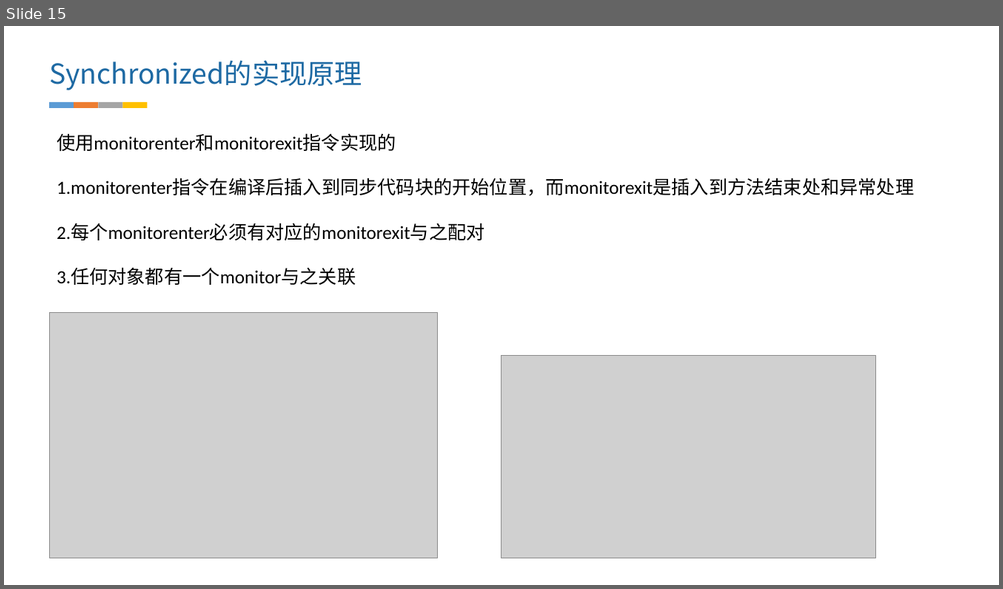
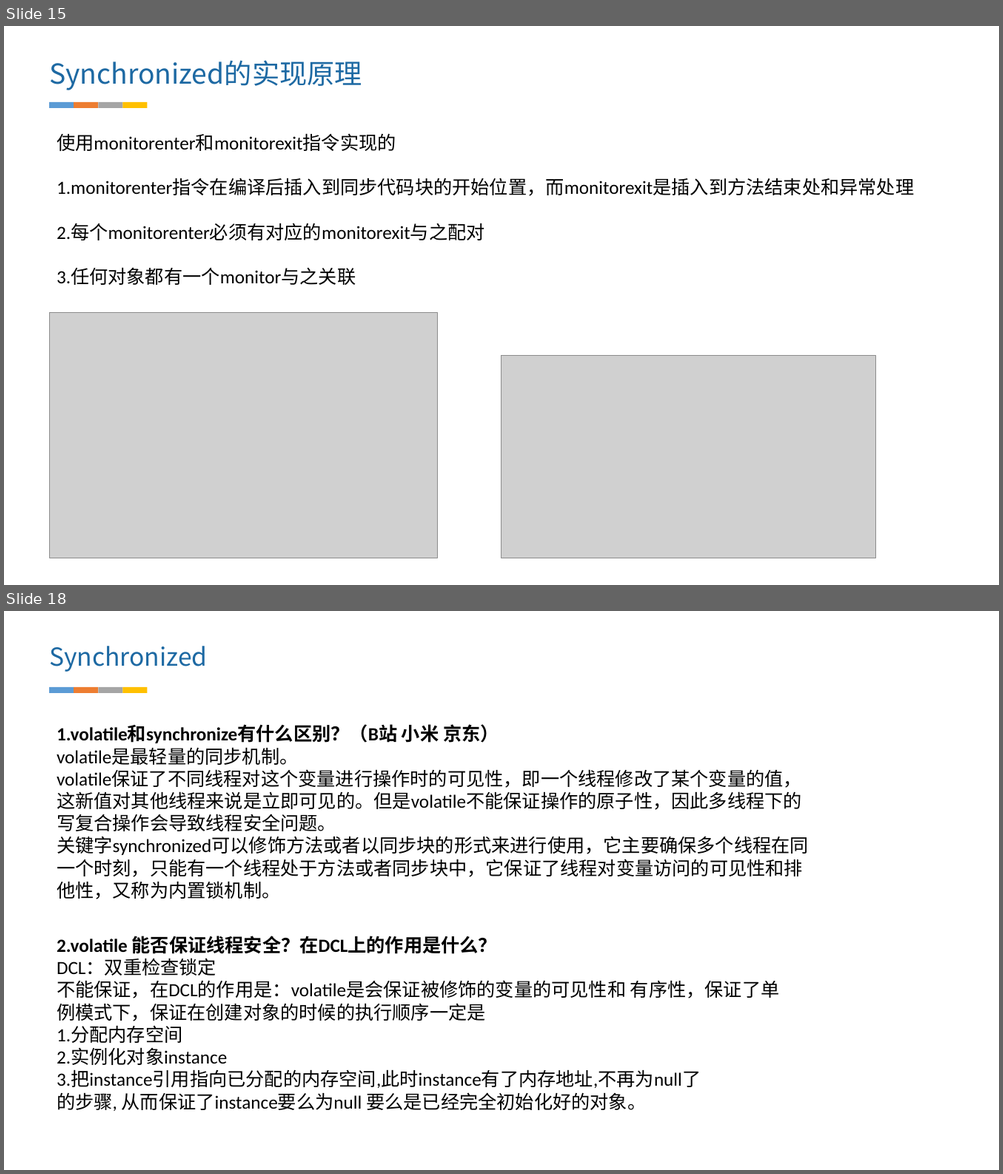
Before and after one commit to zhangwan/MyPostImg, a slide deck: 文档/享学笔记/java基础/线程.pptx. Shown one above the other, each under a label of ours: slide 15 before the commit, slides 15 and 18 after it; the slides between them are not shown. The pictures are 1003x589 and 1003x1174 pixels, drawn with LibreOffice and Linux fonts; fonts in the diff are those of the drawing; grey boxes stand for pictures. Boxes give left, top, right and bottom in pixels: in the first picture for what was removed or moved away, otherwise in the second. Text is boxed around its words. In the diff, an @@ line names an element or a change of style, - is before the commit and + after.

```diff
--- a/文档/享学笔记/java基础/线程.pptx
+++ b/文档/享学笔记/java基础/线程.pptx
@@ slide 18 added at [4,611,999,1170], background #FFFFFF @@
@@ text added at [49,646,207,672], 24 pt, text #1D69A3 @@
+Synchronized
@@ group added at [50,687,148,693]: 4 rectangles @@
@@ text added at [57,724,808,900], 18 pt, text #000000 @@
+1.volatile和synchronize有什么区别？（B站 小米 京东）
+volatile是最轻量的同步机制。
+volatile保证了不同线程对这个变量进行操作时的可见性，即一个线程修改了某个变量的值，这新值对其他线程来说是立即可见的。但是volatile不能保证操作的原子性，因此多线程下的写复合操作会导致线程安全问题。
+关键字synchronized可以修饰方法或者以同步块的形式来进行使用，它主要确保多个线程在同一个时刻，只能有一个线程处于方法或者同步块中，它保证了线程对变量访问的可见性和排他性，又称为内置锁机制。
@@ text added at [57,936,780,1111], 18 pt, text #000000 @@
+2.volatile 能否保证线程安全？在DCL上的作用是什么？
+DCL：双重检查锁定
+不能保证，在DCL的作用是：volatile是会保证被修饰的变量的可见性和 有序性，保证了单例模式下，保证在创建对象的时候的执行顺序一定是
+1.分配内存空间
+2.实例化对象instance
+3.把instance引用指向已分配的内存空间,此时instance有了内存地址,不再为null了
+的步骤, 从而保证了instance要么为null 要么是已经完全初始化好的对象。
```
Also in this commit, not shown: 3 other slides added, 3 slides removed, 1 other file.
